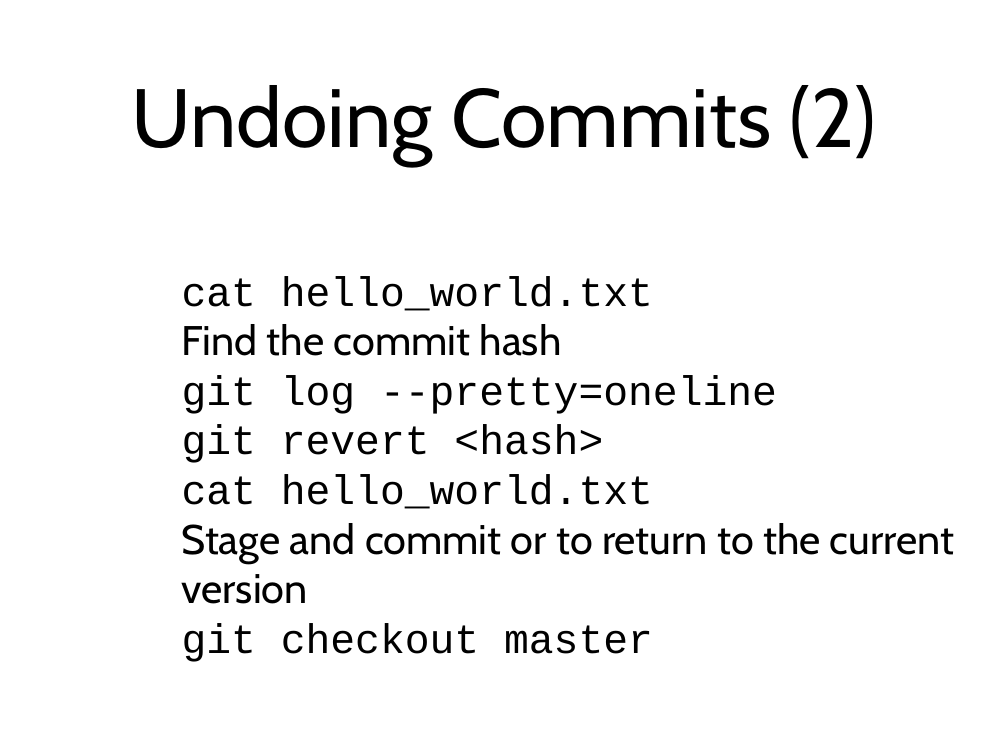
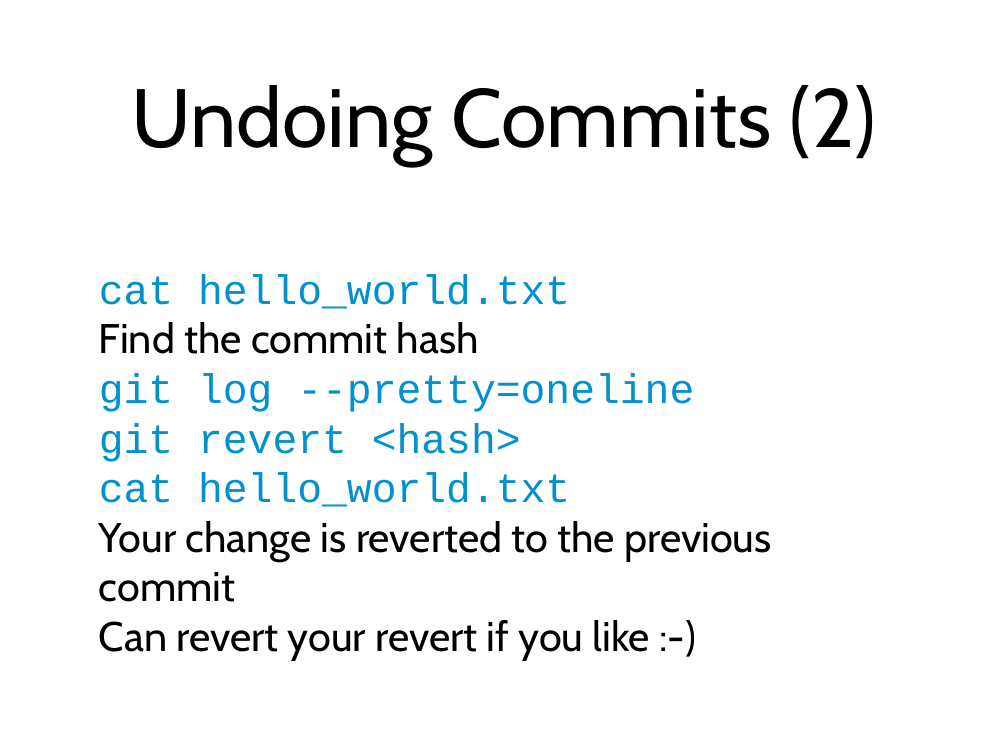
Before and after one commit to kmoir/Git-tutorial, a slide deck: slide 31 of GitParty.ppt (slide 28 before the commit). Drawn at 1008x756 pixels with LibreOffice and Linux fonts; fonts in the diff are those of the drawing. Boxes give left, top, right and bottom in pixels: in the first picture for what was removed or moved away, otherwise in the second. Text is boxed around its words. In the diff, an @@ line names an element or a change of style, - is before the commit and + after.

```diff
--- a/GitParty.ppt
+++ b/GitParty.ppt
@@ text at (99,274,694,507): text colour #000000 to #0091CE in "cat hello_world.txt", "git log --pretty=oneline", "git revert <hash>", "cat hello_world.txt" @@
@@ text "cat hello_world.txt": place and size @@
-text "cat hello_world.txt" at (182,276,954,662)
+text "cat hello_world.txt" at (99,274,771,652)
@@ text at (99,521,771,652): text changed @@
-Stage and commit or to return to the current version
-git checkout master
+Your change is reverted to the previous commit
+Can revert your revert if you like :-)
```
Also in this commit, not shown: 22 other slides changed, 5 slides added, 1 slide removed, 4 other files.
